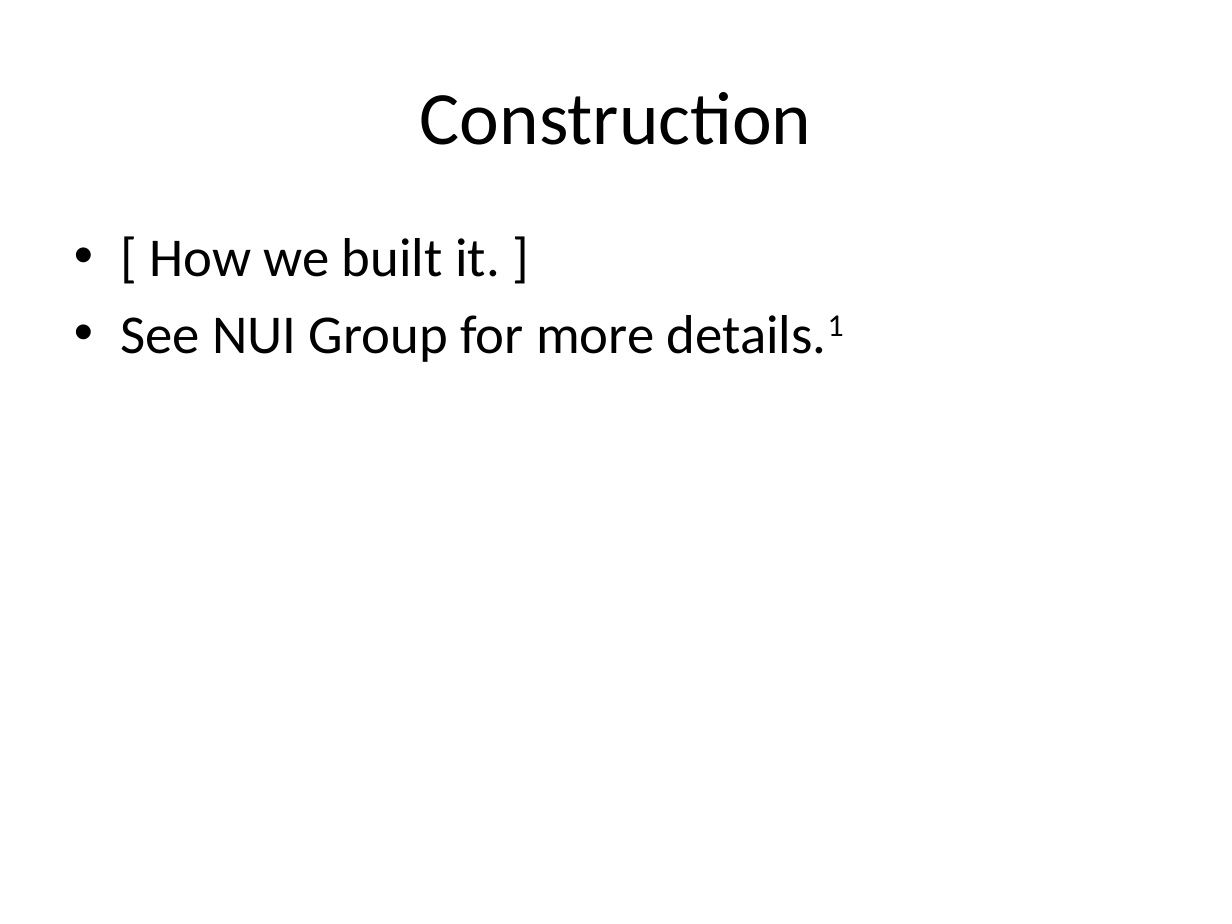
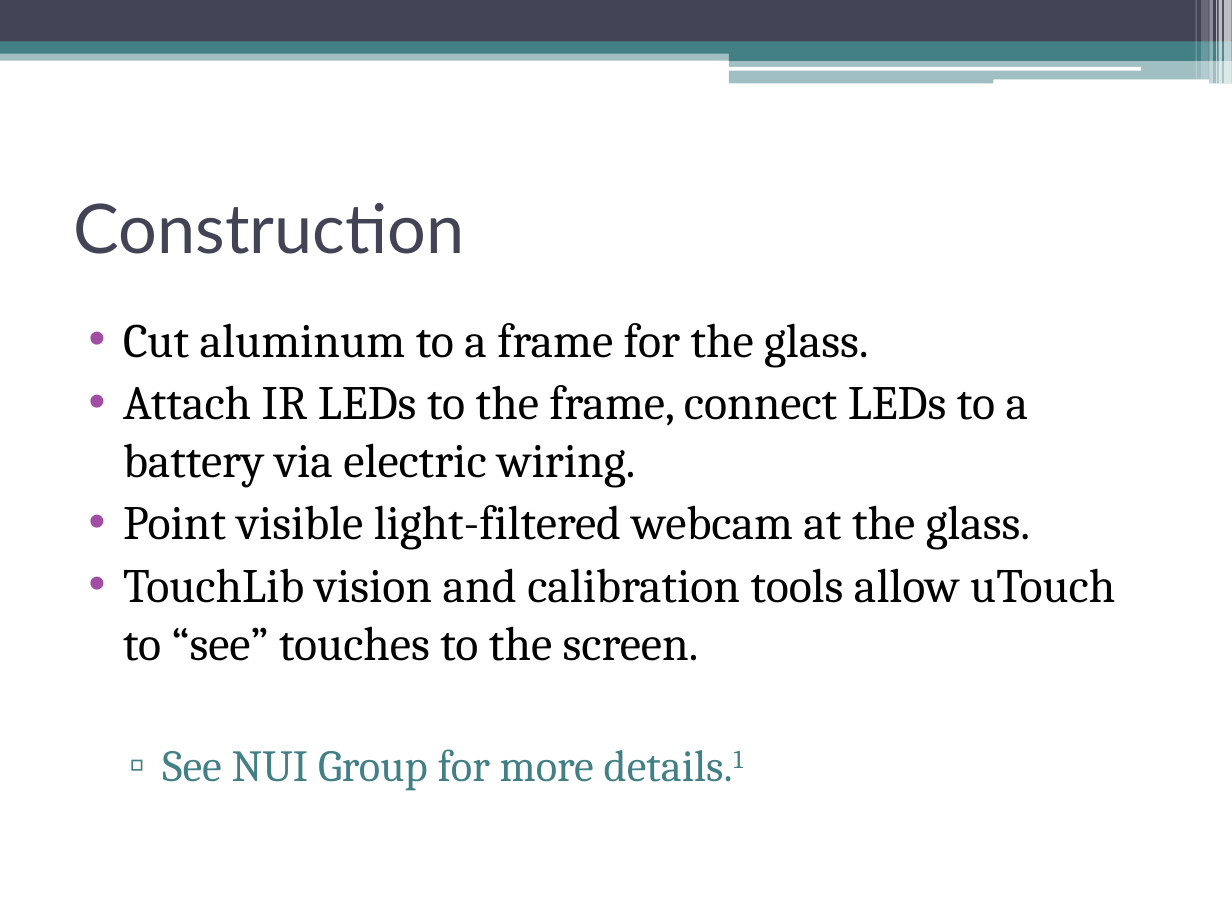
Before and after one commit to danomoseley/touch-22, a slide deck: slide 8 of Final Presentation.pptx (slide 5 before the commit). Drawn at 1232x924 pixels with LibreOffice and Linux fonts; fonts in the diff are those of the drawing. Boxes give left, top, right and bottom in pixels: in the first picture for what was removed or moved away, otherwise in the second. Text is boxed around its words. In the diff, an @@ line names an element or a change of style, - is before the commit and + after.

```diff
--- a/Final Presentation.pptx
+++ b/Final Presentation.pptx
@@ rectangle added at bbox=[0, 0, 1232, 42], fill #424456 @@
@@ rectangle added at bbox=[1195, 0, 1196, 79], fill #FFFFFF at 30% opacity @@
@@ rectangle added at bbox=[1201, 0, 1209, 79], fill #FFFFFF at 20% opacity @@
@@ rectangle added at bbox=[1210, 0, 1214, 84], fill #FFFFFF at 40% opacity @@
@@ rectangle added at bbox=[1216, 0, 1217, 84], fill #FFFFFF at 60% opacity @@
@@ rectangle added at bbox=[1218, 0, 1222, 84], fill #FFFFFF at 65% opacity @@
@@ rectangle added at bbox=[1225, 0, 1232, 84], fill #FFFFFF at 65% opacity @@
@@ rectangle added at bbox=[0, 49, 1232, 60], fill #438086 at 50% opacity @@
@@ rectangle added at bbox=[0, 42, 1232, 54], fill #438086 @@
@@ rectangle added at bbox=[729, 48, 1232, 60], fill #438086 @@
@@ rectangle added at bbox=[729, 59, 1232, 84], fill #438086 at 50% opacity @@
@@ rounded rectangle added at bbox=[728, 67, 1141, 70], fill #FFFFFF @@
@@ rounded rectangle added at bbox=[993, 79, 1209, 84], fill #FFFFFF @@
@@ title "Construction": place and size @@
-title "Construction" at bbox=[420, 92, 812, 145]
+title "Construction" at bbox=[74, 203, 465, 254]
@@ title "Construction" at bbox=[74, 203, 465, 254]: size 44 to 40 pt, font Calibri to Lato, text colour #000000 to #424456; alignment centre to left @@
@@ text "Cut aluminum to a frame ...": place and size @@
-text "Cut aluminum to a frame ..." at bbox=[120, 238, 844, 362]
+text "Cut aluminum to a frame ..." at bbox=[123, 323, 1115, 791]
@@ text at bbox=[123, 323, 1115, 661]: text changed; size 32 to 28 pt; font Calibri to Cambria @@
-• [ How we built it. ]
+• Cut aluminum to a frame for the glass.
+• Attach IR LEDs to the frame, connect LEDs to a battery via electric wiring.
+• Point visible light-filtered webcam at the glass.
+• TouchLib vision and calibration tools allow uTouch to “see” touches to the screen.
@@ text at bbox=[162, 749, 743, 791]: size 32 to 26 pt, font Calibri to Cambria, text colour #000000 to #438086 in "See NUI Group for more details.1"; bullet • to ▫; list level 1 to 2 in "See NUI Group for more ..." @@
```
Also in this commit, not shown: 6 other slides changed, 4 slides added.
